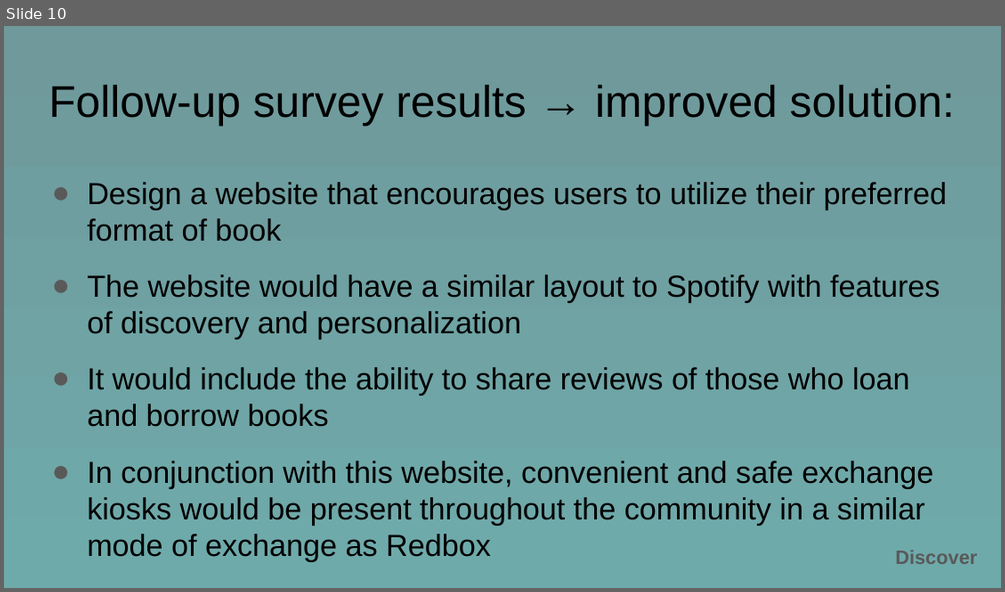
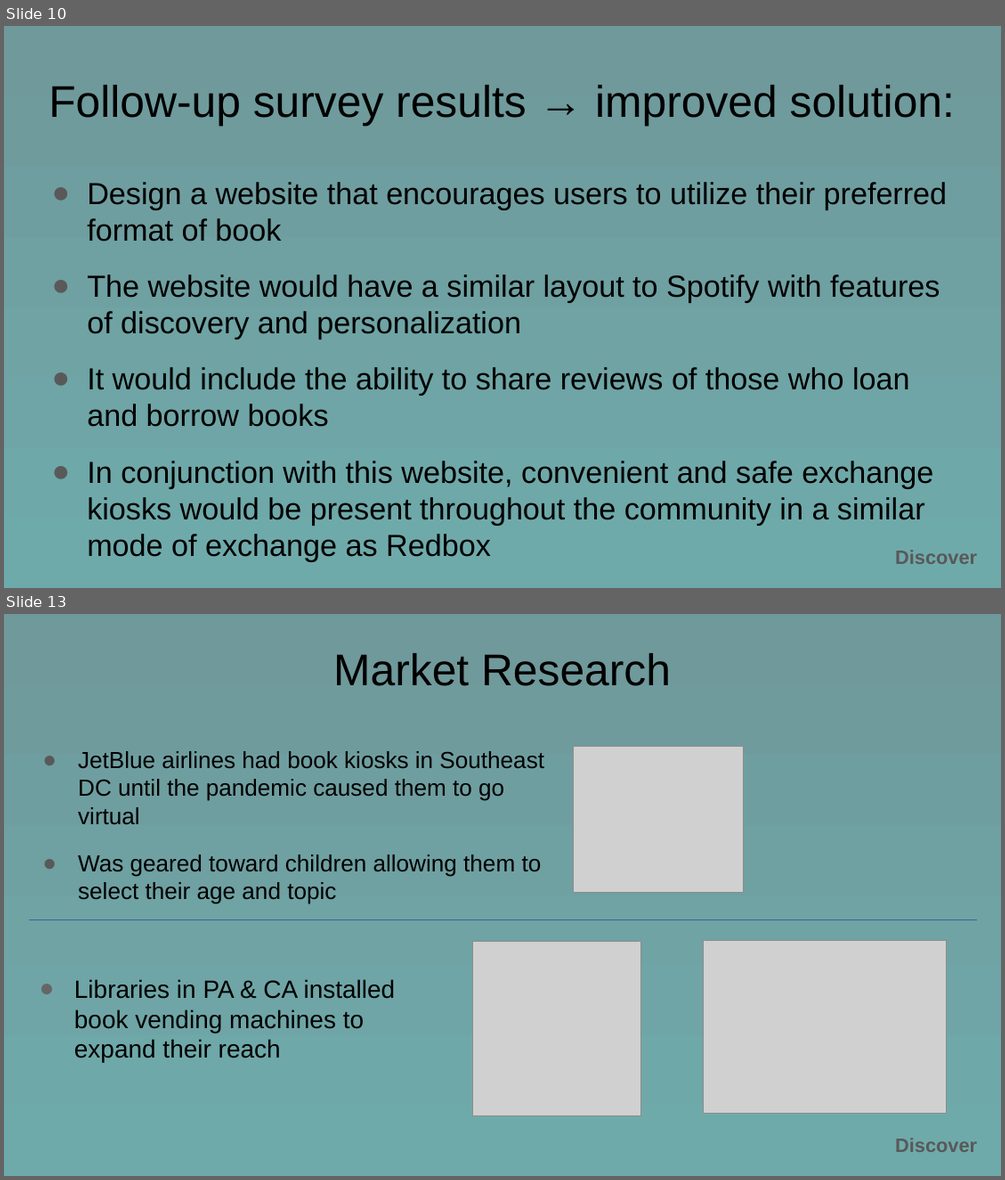
Before and after one commit to hlarkins/Book-Bay, a slide deck: BookBay.pptx. Shown one above the other, each under a label of ours: slide 10 before the commit, slides 10 and 13 after it; the slides between them are not shown. The pictures are 1005x592 and 1005x1180 pixels, drawn with LibreOffice and Linux fonts; fonts in the diff are those of the drawing; grey boxes stand for pictures. Boxes give left, top, right and bottom in pixels: in the first picture for what was removed or moved away, otherwise in the second. Text is boxed around its words. In the diff, an @@ line names an element or a change of style, - is before the commit and + after.

Commit message:
Add files via upload
UX2 Project - Book Bay - Final Draft

```diff
--- a/BookBay.pptx
+++ b/BookBay.pptx
@@ slide 13 added at <box>4,614,1001,1176</box>, background gradient #6F999B to #6FAAAB @@
@@ title added at <box>333,653,671,686</box>, 32 pt, text #000000 @@
+Market Research
@@ picture added at <box>574,747,744,892</box> @@
@@ text added at <box>78,751,544,904</box>, 16.7 pt, text #000000 @@
+● JetBlue airlines had book kiosks in Southeast DC until the pandemic caused them to go virtual
+● Was geared toward children allowing them to select their age and topic
@@ line added from (29, 919) to (976, 919), #3465A4 0 pt @@
@@ picture added at <box>472,941,641,1115</box> @@
@@ picture added at <box>703,940,946,1112</box> @@
@@ text added at <box>74,979,396,1062</box>, 18 pt, text #000000 @@
+● Libraries in PA & CA installed book vending machines to expand their reach
@@ text added at <box>895,1137,977,1152</box>, 14 pt, text #595959, bold @@
+Discover
```
Also in this commit, not shown: 6 slides changed, 4 other slides added, 1 slide removed.
